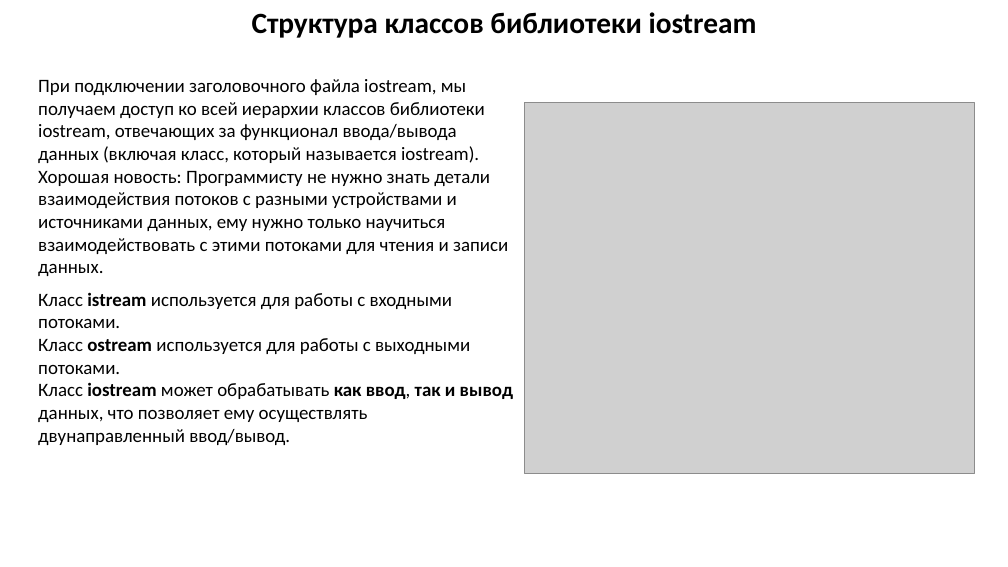
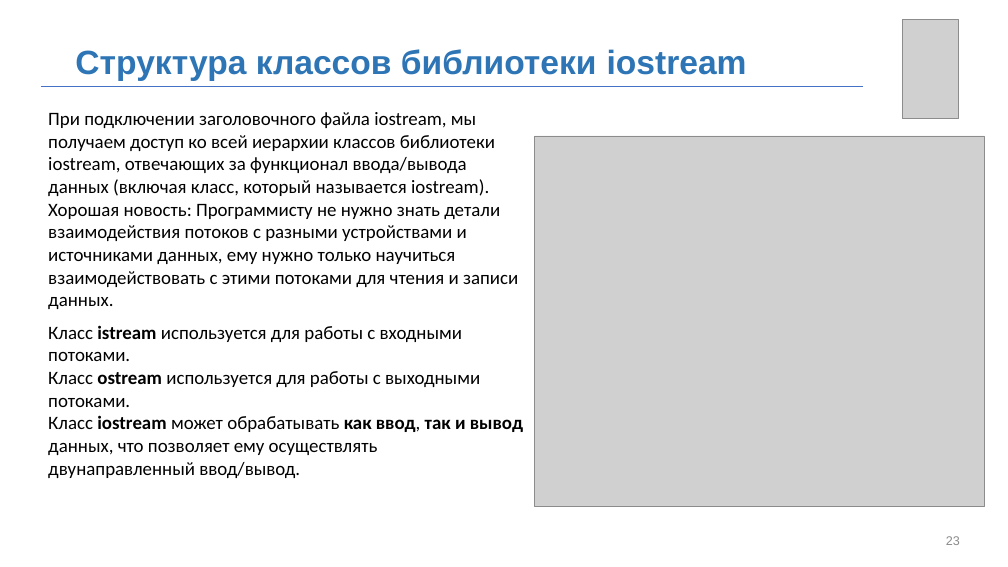
Before and after one commit to MUCTR-IKT-CPP/cpp_course, a slide deck: slide 23 of Лекции/2022/6/Абстрактные классы.pptx (slide 14 before the commit). Drawn at 1008x567 pixels with LibreOffice and Linux fonts; fonts in the diff are those of the drawing; grey boxes stand for pictures; background and template pictures are left out. Boxes give left, top, right and bottom in pixels: in the first picture for what was removed or moved away, otherwise in the second. Text is boxed around its words. In the diff, an @@ line names an element or a change of style, - is before the commit and + after.

```diff
--- a/Лекции/2022/6/Абстрактные классы.pptx
+++ b/Лекции/2022/6/Абстрактные классы.pptx
@@ picture added at (902,20,958,119) @@
@@ text "Структура классов библиотеки iostream": place and size @@
-text "Структура классов библиотеки iostream" at (252,12,757,38)
+text "Структура классов библиотеки iostream" at (75,49,747,81)
@@ text "Структура классов библиотеки iostream" at (75,49,747,81): size 28 to 32 pt, font Calibri to Arial, text colour #000000 to #2E75B6; alignment centre to left; vertical alignment top to middle @@
@@ line added from (41, 86) to (864, 86), #4472C4 0.5 pt @@
@@ 2 texts, 1 picture: place and size @@
-2 texts, 1 picture at (38,79,975,474)
+2 texts, 1 picture at (48,112,985,507)
@@ page number added at (946,536,960,545), 12 pt, text #8C8C8C @@
+23
```
Also in this commit, not shown: 18 other slides changed, 10 slides added, 1 slide removed, 4 other files.
